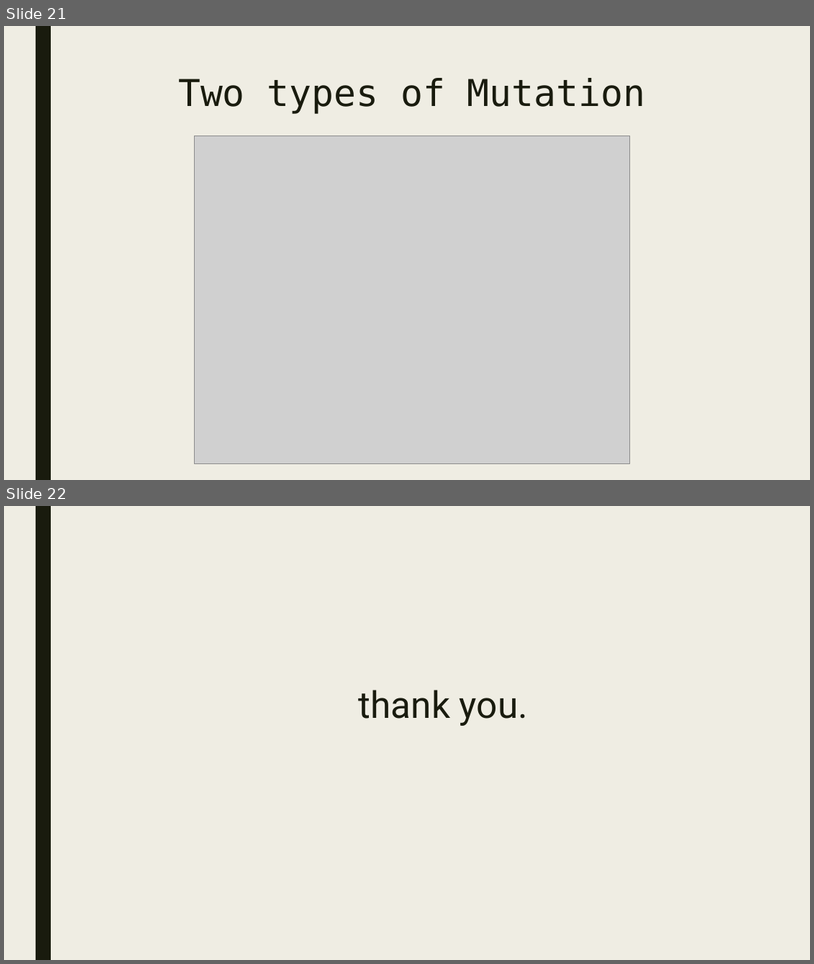
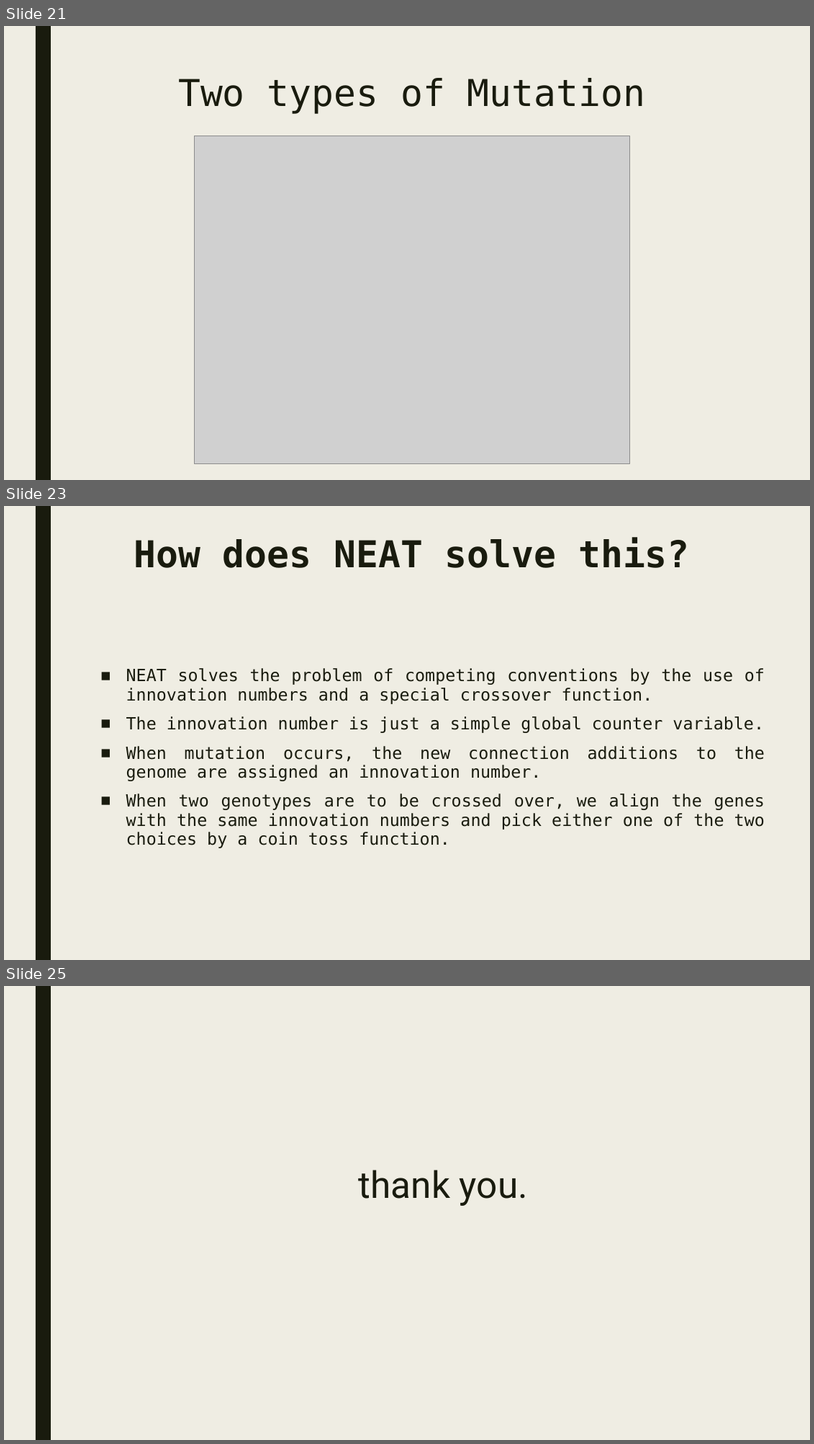
Before and after one commit to bokonist/drone-x, a slide deck: Drone-X-presentation2.pptx. Shown one above the other, each under a label of ours: slides 21 and 22 before the commit, slides 21, 23 and 25 after it; the slides between them are not shown. The pictures are 814x964 and 814x1444 pixels, drawn with LibreOffice and Linux fonts; fonts in the diff are those of the drawing; grey boxes stand for pictures. Boxes give left, top, right and bottom in pixels: in the first picture for what was removed or moved away, otherwise in the second. Text is boxed around its words. In the diff, an @@ line names an element or a change of style, - is before the commit and + after.

```diff
--- a/Drone-X-presentation2.pptx
+++ b/Drone-X-presentation2.pptx
@@ slide 23 added at bbox=[4, 506, 810, 960], background #EFEDE3; not listed: 1 template element that a slide beside it also shows @@
@@ title added at bbox=[134, 538, 689, 568], 44 pt, text #191B0E, bold @@
+How does NEAT solve this?
@@ text added at bbox=[126, 668, 765, 848], 20 pt, text #191B0E @@
+■ NEAT solves the problem of competing conventions by the use of innovation numbers and a special crossover function.
+■ The innovation number is just a simple global counter variable.
+■ When mutation occurs, the new connection additions to the genome are assigned an innovation number.
+■ When two genotypes are to be crossed over, we align the genes with the same innovation numbers and pick either one of the two choices by a coin toss function.
@@ what was slide 22 is now slide 25 @@
```
Also in this commit, not shown: 1 slide changed, 2 other slides added.
